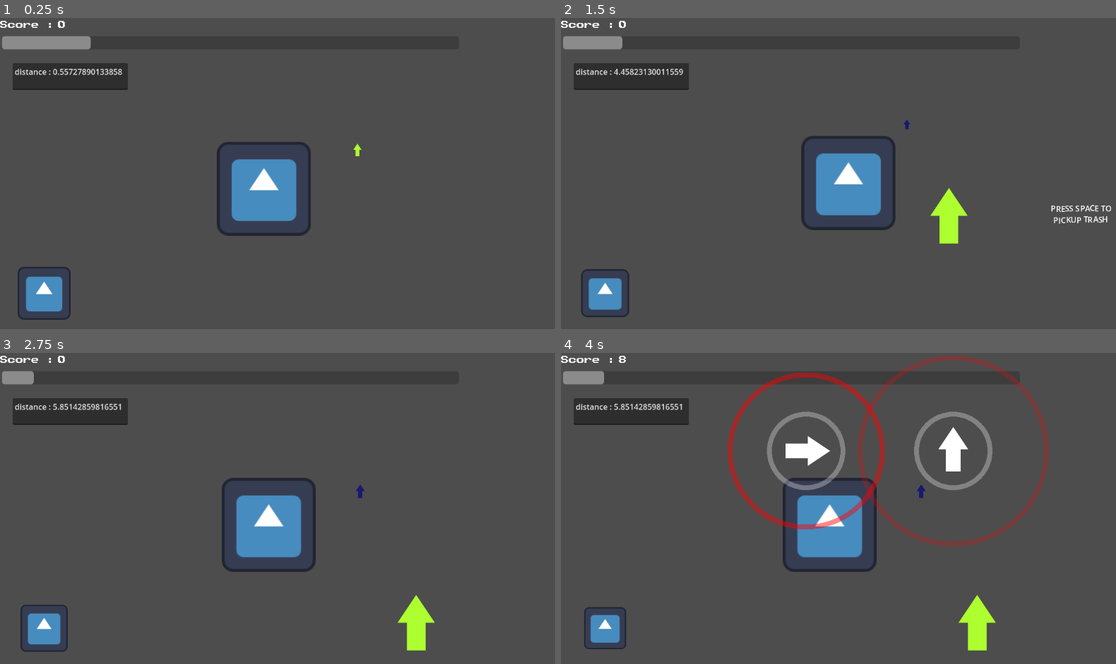
Above: before the commit, frames 1-4 (two rows, left to right).
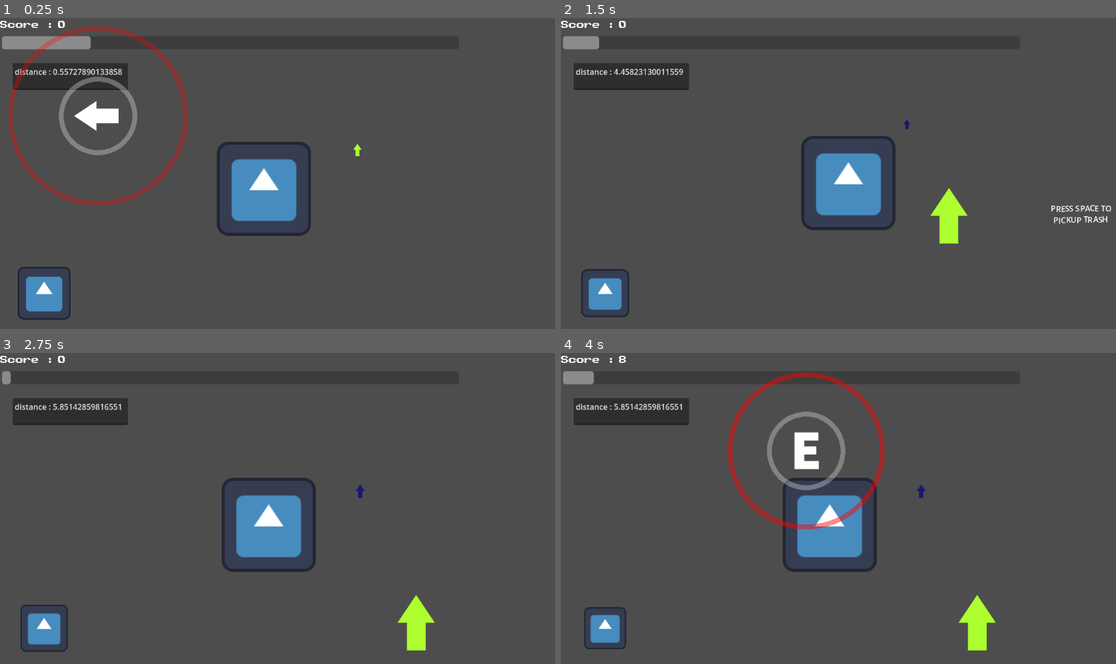
Above: after the commit, the same moments.

Repository: Mastoast/AntiCapitalism
Game: Godot game, scene res://scenes/capitalist_level.tscn
The game is run twice, just before and just after one commit, with the same random seed, the same clock (stepped at 60 frames per second) and the same inputs. The engine's default icon, where the game draws it, is replaced by a stand-in: a white triangle on a blue panel in a dark square. Sound files missing from this copy of the repository are replaced by a short silence.
Inputs:
- Up to frame 1 (0.25 s): no input
- Up to frame 2 (1.5 s): tap Enter (ui_accept) at 0.5, 0.77 s; hold D (input_right) 0.53-1.28 s; tap E (input_action) at 0.6, 1.35 s; hold Down (input_down) from 1.28 s (still down)
- Up to frame 3 (2.75 s): tap Enter (ui_accept) at 1.52 s; tap Space (input_begin) at 2 s; release Down (input_down) at 2.03 s; hold D (input_right) from 2.03 s (still down); hold Space (input_begin) from 2.03 s (still down); tap E (input_action) at 2.3 s
- Up to frame 4 (4 s): release D (input_right) at 2.78 s; release Space (input_begin) at 2.78 s; hold Up (input_up) 2.78-3.53 s; tap E (input_action) at 2.85, 3.6 s; tap Enter (ui_accept) at 3.02, 3.77 s; hold Left (input_left) from 3.53 s (still down)

The runs differ from the first frame. In frame 1, 2.6% of the frame differs, in the area x 1-34%, y 2-61%; in frame 2, 0.2%; in frame 3, 0.2%; in frame 4, 3.3%, in the area x 5-88%, y 0-63%.

Commit message:
QTE delay is relative to previous qte

Diff:
--- a/scripts/Pattern.gd
+++ b/scripts/Pattern.gd
@@ -2,55 +2,56 @@
 
 const pattern1 = [
 	{"input": "input_left", "delay": 1.0, "position": Vector2(200, 200), "timer": 1.0},
-	{"input": "input_right", "delay": 2.0, "position": Vector2(500, 200), "timer": 1.0},
-	{"input": "input_up", "delay": 3.0, "position": Vector2(200, 500), "timer": 2.0},
-	{"input": "input_down", "delay": 3.5, "position": Vector2(800, 500), "timer": 1.0},
-	{"input": "input_action", "delay": 5.0, "position": Vector2(800, 500), "timer": 1.0},
-	{"input": "input_left", "delay": 5.5, "position": Vector2(200, 200), "timer": 1.0},
-	{"input": "input_action", "delay": 7.0, "position": Vector2(200, 200), "timer": 1.0},
-	{"input": "input_left", "delay": 7.5, "position": Vector2(200, 200), "timer": 1.0}
+	{"input": "input_action", "delay": 1.0, "position": Vector2(300, 200), "timer": 1.0},
+	{"input": "input_down", "delay": 2.0, "position": Vector2(300, 200), "timer": 1.0},
+	{"input": "input_right", "delay": 0.0, "position": Vector2(400, 200), "timer": 1.0},
+	{"input": "input_up", "delay": 1.0, "position": Vector2(500, 200), "timer": 1.0},
+	{"input": "input_down", "delay": 1.0, "position": Vector2(600, 200), "timer": 1.0},
+	{"input": "input_up", "delay": 1.0, "position": Vector2(700, 200), "timer": 1.0},
+	{"input": "input_action", "delay": 1.0, "position": Vector2(800, 200), "timer": 1.0},
+	{"input": "input_right", "delay": 2.0, "position": Vector2(900, 200), "timer": 1.0},
 ]
 
 const pattern2 = [
 	{"input": "input_right", "delay": 1, "position": Vector2(200, 200), "timer": 1.0},
-	{"input": "input_left", "delay": 1.5, "position": Vector2(500, 200), "timer": 1.0},
-	{"input": "input_right", "delay": 1.75, "position": Vector2(200, 500), "timer": 1.0},
-	{"input": "input_up", "delay": 2.0, "position": Vector2(800, 500), "timer": 1.0}
+	{"input": "input_left", "delay": 0.5, "position": Vector2(500, 200), "timer": 1.0},
+	{"input": "input_right", "delay": 0.25, "position": Vector2(200, 500), "timer": 1.0},
+	{"input": "input_up", "delay": 0.25, "position": Vector2(800, 500), "timer": 1.0}
 ]
 
 const pattern3 = [
 	{"input": "input_up", "delay": 1.0, "position": Vector2(200, 200), "timer": 1.0},
-	{"input": "input_up", "delay": 2.0, "position": Vector2(300, 200), "timer": 1.0},
-	{"input": "input_up", "delay": 3.0, "position": Vector2(300, 200), "timer": 1.0},
-	{"input": "input_up", "delay": 4.0, "position": Vector2(400, 200), "timer": 1.0},
-	{"input": "input_up", "delay": 5.0, "position": Vector2(500, 200), "timer": 0.5},
-	{"input": "input_up", "delay": 6.0, "position": Vector2(600, 200), "timer": 1.0},
-	{"input": "input_up", "delay": 7.0, "position": Vector2(700, 200), "timer": 1.0},
-	{"input": "input_up", "delay": 8.0, "position": Vector2(800, 200), "timer": 1.0},
-	{"input": "input_up", "delay": 9.0, "position": Vector2(900, 200), "timer": 1.0},
-	{"input": "input_up", "delay": 10.0, "position": Vector2(900, 200), "timer": 1.0},
+	{"input": "input_up", "delay": 1.0, "position": Vector2(300, 200), "timer": 1.0},
+	{"input": "input_up", "delay": 1.0, "position": Vector2(300, 200), "timer": 1.0},
+	{"input": "input_up", "delay": 1.0, "position": Vector2(400, 200), "timer": 1.0},
+	{"input": "input_up", "delay": 1.0, "position": Vector2(500, 200), "timer": 0.5},
+	{"input": "input_up", "delay": 1.0, "position": Vector2(600, 200), "timer": 1.0},
+	{"input": "input_up", "delay": 1.0, "position": Vector2(700, 200), "timer": 1.0},
+	{"input": "input_up", "delay": 1.0, "position": Vector2(800, 200), "timer": 1.0},
+	{"input": "input_up", "delay": 1.0, "position": Vector2(900, 200), "timer": 1.0},
+	{"input": "input_up", "delay": 1.0, "position": Vector2(900, 200), "timer": 1.0},
 ]
 
 const pattern4 = [
 	{"input": "input_up", "delay": 1.0, "position": Vector2(200, 200), "timer": 2.0},
-	{"input": "input_right", "delay": 2.0, "position": Vector2(300, 200), "timer": 1.0},
-	{"input": "input_left", "delay": 3.0, "position": Vector2(300, 200), "timer": 1.0},
-	{"input": "input_up", "delay": 4.0, "position": Vector2(200, 200), "timer": 1.0},
-	{"input": "input_right", "delay": 5.0, "position": Vector2(300, 200), "timer": 1.0},
-	{"input": "input_left", "delay": 6.0, "position": Vector2(300, 200), "timer": 1.0}
+	{"input": "input_right", "delay": 1.0, "position": Vector2(300, 200), "timer": 1.0},
+	{"input": "input_left", "delay": 1.0, "position": Vector2(300, 200), "timer": 1.0},
+	{"input": "input_up", "delay": 1.0, "position": Vector2(200, 200), "timer": 1.0},
+	{"input": "input_right", "delay": 1.0, "position": Vector2(300, 200), "timer": 1.0},
+	{"input": "input_left", "delay": 1.0, "position": Vector2(300, 200), "timer": 1.0}
 ]
 
 const pattern5 = [
 	{"input": "input_up", "delay": 1.0, "position": Vector2(200, 200), "timer": 1.0},
-	{"input": "input_down", "delay": 1.0, "position": Vector2(300, 200), "timer": 1.0},
-	{"input": "input_left", "delay": 2.0, "position": Vector2(300, 200), "timer": 1.0},
-	{"input": "input_right", "delay": 2.0, "position": Vector2(200, 200), "timer": 1.0},
-	{"input": "input_up", "delay": 3.0 + 2/3, "position": Vector2(300, 200), "timer": 1.0},
-	{"input": "input_left", "delay": 3.0 + 2/3, "position": Vector2(300, 200), "timer": 1.0},
-	{"input": "input_up", "delay": 3 + 4/3, "position": Vector2(200, 200), "timer": 1.0},
-	{"input": "input_down", "delay": 3 + 4/3, "position": Vector2(300, 200), "timer": 1.0},
-	{"input": "input_up", "delay": 3 + 6/3, "position": Vector2(200, 200), "timer": 1.0},
-	{"input": "input_right", "delay": 3 + 6/3, "position": Vector2(300, 200), "timer": 1.0},
+	{"input": "input_down", "delay": 0.0, "position": Vector2(300, 200), "timer": 1.0},
+	{"input": "input_left", "delay": 1.0, "position": Vector2(300, 200), "timer": 1.0},
+	{"input": "input_right", "delay": 0.0, "position": Vector2(200, 200), "timer": 1.0},
+	{"input": "input_up", "delay": 1.0 + 2/3, "position": Vector2(300, 200), "timer": 1.0},
+	{"input": "input_left", "delay": 0.0, "position": Vector2(300, 200), "timer": 1.0},
+	{"input": "input_up", "delay": 2/3, "position": Vector2(200, 200), "timer": 1.0},
+	{"input": "input_down", "delay": 0, "position": Vector2(300, 200), "timer": 1.0},
+	{"input": "input_up", "delay": 2/3, "position": Vector2(200, 200), "timer": 1.0},
+	{"input": "input_right", "delay": 0, "position": Vector2(300, 200), "timer": 1.0},
 ]
 
 func _ready():
--- a/scripts/pattern_player.gd
+++ b/scripts/pattern_player.gd
@@ -19,17 +19,28 @@
 var last_pos = Vector2(200, 200)
 var qte_count = 0
 
-#func _ready():
-#	# DEBUG
-#	StaticMusic.play(StaticMusic.music1, 1.0)
-#	start_pattern(Pattern.pattern1)
-#	# DEBUG
+func _ready():
+	# DEBUG
+	StaticMusic.play(StaticMusic.music1, 1.0)
+	start_pattern(Pattern.pattern1)
+	# DEBUG
 
 func start_pattern(pattern):
 	qte_count = 0
 	last_pos = Vector2(200, 200)
 	buffer_qte = pattern.duplicate(true)
+
+	sort_qte()
 	pattern_start = StaticMusic.get_player_total_position()
+
+func sort_qte():
+	var cummul = 0.0;
+	for n in buffer_qte:
+		print(n)
+		cummul += n["delay"]
+		n["delay"] = cummul - n["timer"]
+	buffer_qte.sort_custom(func(a,b): return a["delay"] < b["delay"])
+
 
 func stop_current_pattern():
 	qte_count = 0
@@ -56,7 +67,7 @@
 
 func spawn_qte_on_time():
 	if !buffer_qte.is_empty():
-		if StaticMusic.get_player_total_position() >= pattern_start + buffer_qte[0]["delay"] * StaticMusic.beat_length - buffer_qte[0]["timer"] * StaticMusic.beat_length:
+		if StaticMusic.get_player_total_position() >= pattern_start + buffer_qte[0]["delay"] * StaticMusic.beat_length:
 			spawn_qte(StaticMusic.beat_length * buffer_qte[0]["timer"], last_pos, buffer_qte[0]["input"])
 			last_pos.x = 200 + (int)(last_pos.x + 100) % 800
 			buffer_qte.pop_front()
